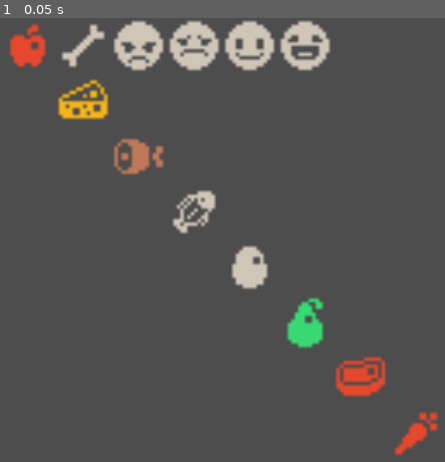
Above: before the commit, frame 1.
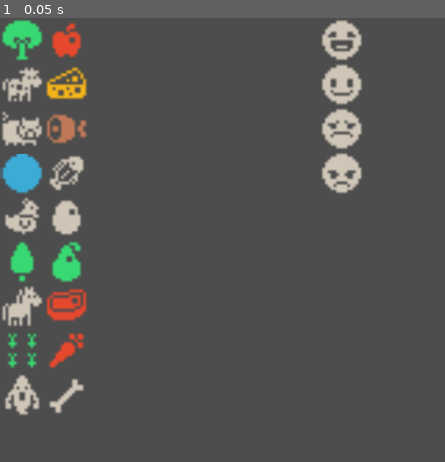
Above: after the commit, the same moment.

Repository: nagolyhprum/last-drop-brewery
Game: Godot game, scene res://main.tscn
Two runs of this game, one before a commit and one after it. Both use one fixed random seed, a clock stepped at 60 frames per second and the inputs below.
Inputs:
- Up to frame 1 (0.05 s): no input

The runs differ from the first frame. In frame 1, 18% of the frame differs, in the area x 0-99%, y 0-99%.

Commit message:
add all sources

Diff:
--- /dev/null
+++ b/Sources/AppleTree.tscn
@@ -0,0 +1,9 @@
+[gd_scene load_steps=2 format=3 uid="uid://d4lwnaev3q16a"]
+
+[ext_resource type="Texture2D" uid="uid://c1a8r1t8ojjla" path="res://Images/colored-transparent_packed.png" id="1_ypipq"]
+
+[node name="AppleTree" type="Sprite2D"]
+texture = ExtResource("1_ypipq")
+centered = false
+region_enabled = true
+region_rect = Rect2(64, 32, 16, 16)
--- /dev/null
+++ b/Sources/CarrotBed.tscn
@@ -0,0 +1,9 @@
+[gd_scene load_steps=2 format=3 uid="uid://cisjcqcqe0u01"]
+
+[ext_resource type="Texture2D" uid="uid://c1a8r1t8ojjla" path="res://Images/colored-transparent_packed.png" id="1_exnxm"]
+
+[node name="CarrotBed" type="Sprite2D"]
+texture = ExtResource("1_exnxm")
+centered = false
+region_enabled = true
+region_rect = Rect2(224, 96, 16, 16)
--- /dev/null
+++ b/Sources/Chicken.tscn
@@ -0,0 +1,9 @@
+[gd_scene load_steps=2 format=3 uid="uid://cpbmlao1hwu0q"]
+
+[ext_resource type="Texture2D" uid="uid://c1a8r1t8ojjla" path="res://Images/colored-transparent_packed.png" id="1_pidh1"]
+
+[node name="Chicken" type="Sprite2D"]
+texture = ExtResource("1_pidh1")
+centered = false
+region_enabled = true
+region_rect = Rect2(416, 112, 16, 16)
--- /dev/null
+++ b/Sources/Cow.tscn
@@ -0,0 +1,9 @@
+[gd_scene load_steps=2 format=3 uid="uid://5dkb8cjpkgfo"]
+
+[ext_resource type="Texture2D" uid="uid://c1a8r1t8ojjla" path="res://Images/colored-transparent_packed.png" id="1_g248y"]
+
+[node name="Cow" type="Sprite2D"]
+texture = ExtResource("1_g248y")
+centered = false
+region_enabled = true
+region_rect = Rect2(432, 112, 16, 16)
--- /dev/null
+++ b/Sources/Ghost.tscn
@@ -0,0 +1,9 @@
+[gd_scene load_steps=2 format=3 uid="uid://cb42hl12esjf1"]
+
+[ext_resource type="Texture2D" uid="uid://c1a8r1t8ojjla" path="res://Images/colored-transparent_packed.png" id="1_vap8j"]
+
+[node name="Ghost" type="Sprite2D"]
+texture = ExtResource("1_vap8j")
+centered = false
+region_enabled = true
+region_rect = Rect2(416, 96, 16, 16)
--- /dev/null
+++ b/Sources/Horse.tscn
@@ -0,0 +1,9 @@
+[gd_scene load_steps=2 format=3 uid="uid://dwthfqcq5q86r"]
+
+[ext_resource type="Texture2D" uid="uid://c1a8r1t8ojjla" path="res://Images/colored-transparent_packed.png" id="1_fss5r"]
+
+[node name="Horse" type="Sprite2D"]
+texture = ExtResource("1_fss5r")
+centered = false
+region_enabled = true
+region_rect = Rect2(448, 112, 16, 16)
--- /dev/null
+++ b/Sources/PearTree.tscn
@@ -0,0 +1,9 @@
+[gd_scene load_steps=2 format=3 uid="uid://doft12wsq8nkf"]
+
+[ext_resource type="Texture2D" uid="uid://c1a8r1t8ojjla" path="res://Images/colored-transparent_packed.png" id="1_xd1yx"]
+
+[node name="PearTree" type="Sprite2D"]
+texture = ExtResource("1_xd1yx")
+centered = false
+region_enabled = true
+region_rect = Rect2(32, 16, 16, 16)
--- /dev/null
+++ b/Sources/Pig.tscn
@@ -0,0 +1,9 @@
+[gd_scene load_steps=2 format=3 uid="uid://noxp3ltnwckn"]
+
+[ext_resource type="Texture2D" uid="uid://c1a8r1t8ojjla" path="res://Images/colored-transparent_packed.png" id="1_xtqtj"]
+
+[node name="Pig" type="Sprite2D"]
+texture = ExtResource("1_xtqtj")
+centered = false
+region_enabled = true
+region_rect = Rect2(464, 112, 16, 16)
--- /dev/null
+++ b/Sources/Pond.tscn
@@ -0,0 +1,10 @@
+[gd_scene load_steps=2 format=3 uid="uid://js1y0iu3plrk"]
+
+[ext_resource type="Texture2D" uid="uid://c1a8r1t8ojjla" path="res://Images/colored-transparent_packed.png" id="1_le4qu"]
+
+[node name="Pond" type="Sprite2D"]
+position = Vector2(0, 1)
+texture = ExtResource("1_le4qu")
+centered = false
+region_enabled = true
+region_rect = Rect2(224, 81, 16, 16)
--- a/main.tscn
+++ b/main.tscn
@@ -13,45 +13,104 @@
 [ext_resource type="PackedScene" uid="uid://d0f2w5jkjkk88" path="res://Reactions/TwoOfFour.tscn" id="11_ycdy4"]
 [ext_resource type="PackedScene" uid="uid://xd38ehec11kv" path="res://Reactions/ThreeOfFour.tscn" id="12_w48qg"]
 [ext_resource type="PackedScene" uid="uid://cweyvcx55tvw8" path="res://Reactions/FourOfFour.tscn" id="13_ycdy4"]
+[ext_resource type="PackedScene" uid="uid://noxp3ltnwckn" path="res://Sources/Pig.tscn" id="14_2cqfq"]
+[ext_resource type="PackedScene" uid="uid://dwthfqcq5q86r" path="res://Sources/Horse.tscn" id="14_ryguw"]
+[ext_resource type="PackedScene" uid="uid://js1y0iu3plrk" path="res://Sources/Pond.tscn" id="15_d13ii"]
+[ext_resource type="PackedScene" uid="uid://5dkb8cjpkgfo" path="res://Sources/Cow.tscn" id="15_yaehf"]
+[ext_resource type="PackedScene" uid="uid://cisjcqcqe0u01" path="res://Sources/CarrotBed.tscn" id="16_1u8w0"]
+[ext_resource type="PackedScene" uid="uid://cb42hl12esjf1" path="res://Sources/Ghost.tscn" id="16_074og"]
+[ext_resource type="PackedScene" uid="uid://d4lwnaev3q16a" path="res://Sources/AppleTree.tscn" id="17_074og"]
+[ext_resource type="PackedScene" uid="uid://doft12wsq8nkf" path="res://Sources/PearTree.tscn" id="18_cegan"]
+[ext_resource type="PackedScene" uid="uid://cpbmlao1hwu0q" path="res://Sources/Chicken.tscn" id="19_cegan"]
 
 [node name="Node2D" type="Node2D"]
-scale = Vector2(5, 5)
+scale = Vector2(4, 4)
 
-[node name="Egg" parent="." instance=ExtResource("1_7mycd")]
-offset = Vector2(64, 64)
+[node name="Ingredients" type="Node2D" parent="."]
 
-[node name="Apple" parent="." instance=ExtResource("1_ig7tw")]
+[node name="Egg" parent="Ingredients" instance=ExtResource("1_7mycd")]
+scale = Vector2(1, 1)
+offset = Vector2(16, 64)
 
-[node name="Cheese" parent="." instance=ExtResource("2_0xm2m")]
+[node name="Apple" parent="Ingredients" instance=ExtResource("1_ig7tw")]
+position = Vector2(16, 0)
+scale = Vector2(1, 1)
+
+[node name="Cheese" parent="Ingredients" instance=ExtResource("2_0xm2m")]
+scale = Vector2(1, 1)
 offset = Vector2(16, 16)
 
-[node name="Ham" parent="." instance=ExtResource("3_1bvp3")]
-offset = Vector2(32, 32)
+[node name="Ham" parent="Ingredients" instance=ExtResource("3_1bvp3")]
+scale = Vector2(1, 1)
+offset = Vector2(16, 32)
 
-[node name="Fish" parent="." instance=ExtResource("4_lquwl")]
-offset = Vector2(48, 48)
+[node name="Fish" parent="Ingredients" instance=ExtResource("4_lquwl")]
+scale = Vector2(1, 1)
+offset = Vector2(16, 48)
 
-[node name="Pear" parent="." instance=ExtResource("6_272bh")]
-offset = Vector2(80, 80)
+[node name="Pear" parent="Ingredients" instance=ExtResource("6_272bh")]
+scale = Vector2(1, 1)
+offset = Vector2(16, 80)
 
-[node name="Steak" parent="." instance=ExtResource("7_kek77")]
-offset = Vector2(96, 96)
+[node name="Steak" parent="Ingredients" instance=ExtResource("7_kek77")]
+scale = Vector2(1, 1)
+offset = Vector2(16, 96)
 
-[node name="Carrot" parent="." instance=ExtResource("8_4c57u")]
-offset = Vector2(112, 112)
+[node name="Carrot" parent="Ingredients" instance=ExtResource("8_4c57u")]
+scale = Vector2(1, 1)
+offset = Vector2(16, 112)
 
-[node name="Bone" parent="." instance=ExtResource("9_efxa6")]
-offset = Vector2(16, 0)
+[node name="Bone" parent="Ingredients" instance=ExtResource("9_efxa6")]
+position = Vector2(0, 0.4)
+scale = Vector2(1, 1)
+offset = Vector2(16, 128)
 
-[node name="OneOfFour" parent="." instance=ExtResource("10_dg77c")]
-offset = Vector2(32, 0)
+[node name="Reactions" type="Node2D" parent="."]
 
-[node name="TwoOfFour" parent="." instance=ExtResource("11_ycdy4")]
+[node name="OneOfFour" parent="Reactions" instance=ExtResource("10_dg77c")]
+position = Vector2(3.19996, 0)
 scale = Vector2(1, 1)
-offset = Vector2(48, 0)
+offset = Vector2(112, 48)
 
-[node name="ThreeOfFour" parent="." instance=ExtResource("12_w48qg")]
-offset = Vector2(64, 0)
+[node name="TwoOfFour" parent="Reactions" instance=ExtResource("11_ycdy4")]
+position = Vector2(3.19996, 0)
+scale = Vector2(1, 1)
+offset = Vector2(112, 32)
 
-[node name="FourOfFour" parent="." instance=ExtResource("13_ycdy4")]
-offset = Vector2(80, 0)
+[node name="ThreeOfFour" parent="Reactions" instance=ExtResource("12_w48qg")]
+position = Vector2(3.19996, 0)
+scale = Vector2(1, 1)
+offset = Vector2(112, 16)
+
+[node name="FourOfFour" parent="Reactions" instance=ExtResource("13_ycdy4")]
+position = Vector2(3.19996, 0)
+scale = Vector2(1, 1)
+offset = Vector2(112, 0)
+
+[node name="Sources" type="Node2D" parent="."]
+
+[node name="Horse" parent="Sources" instance=ExtResource("14_ryguw")]
+offset = Vector2(0, 96)
+
+[node name="Pond" parent="Sources" instance=ExtResource("15_d13ii")]
+offset = Vector2(0, 48)
+
+[node name="CarrotBed" parent="Sources" instance=ExtResource("16_1u8w0")]
+offset = Vector2(0, 112)
+
+[node name="Pig" parent="Sources" instance=ExtResource("14_2cqfq")]
+offset = Vector2(0, 32)
+
+[node name="Cow" parent="Sources" instance=ExtResource("15_yaehf")]
+offset = Vector2(0, 16)
+
+[node name="Ghost" parent="Sources" instance=ExtResource("16_074og")]
+offset = Vector2(0, 128)
+
+[node name="AppleTree" parent="Sources" instance=ExtResource("17_074og")]
+
+[node name="PearTree" parent="Sources" instance=ExtResource("18_cegan")]
+offset = Vector2(0, 80)
+
+[node name="Chicken" parent="Sources" instance=ExtResource("19_cegan")]
+offset = Vector2(0, 64)
Not shown: 1 places in main.tscn that only renumber resources
